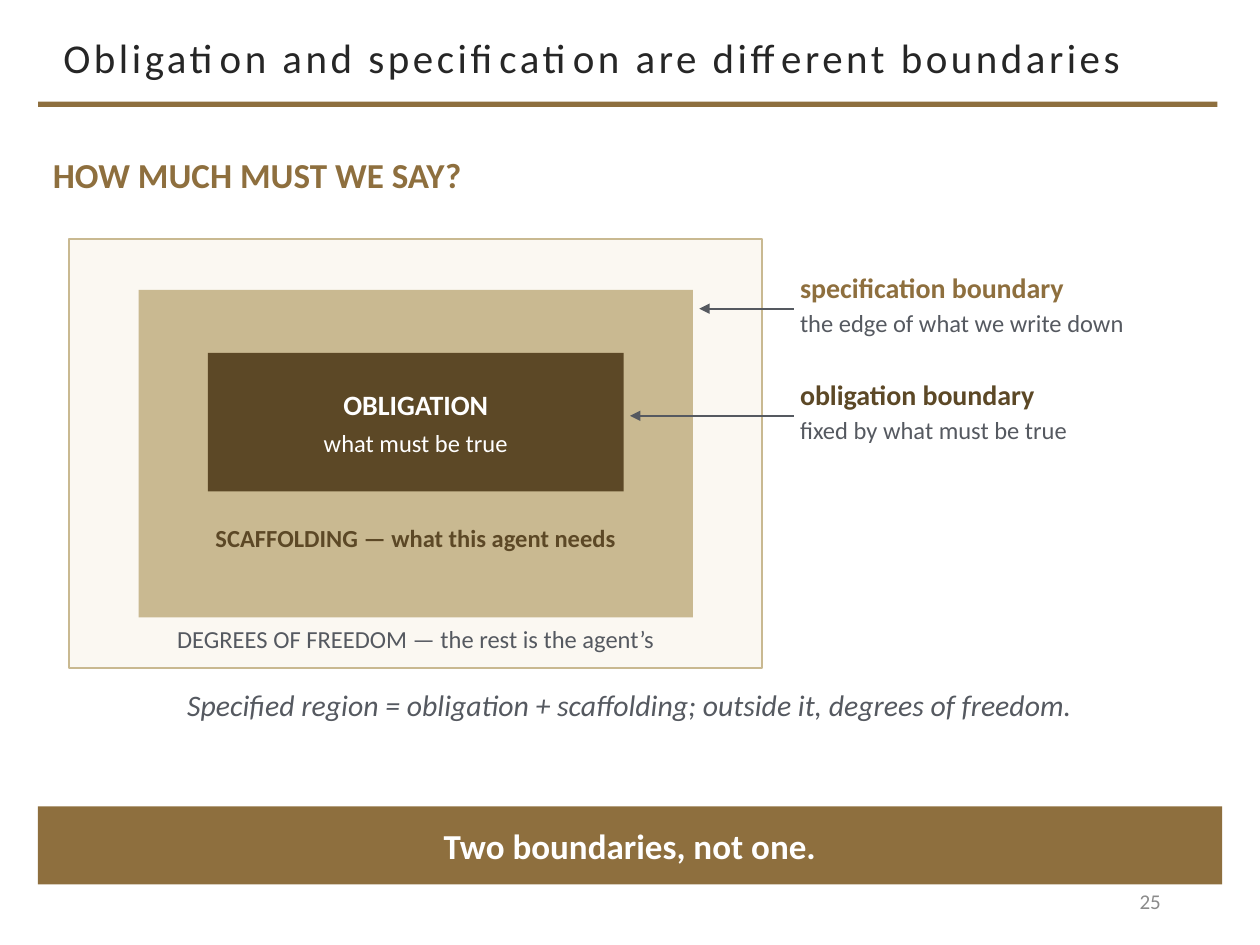
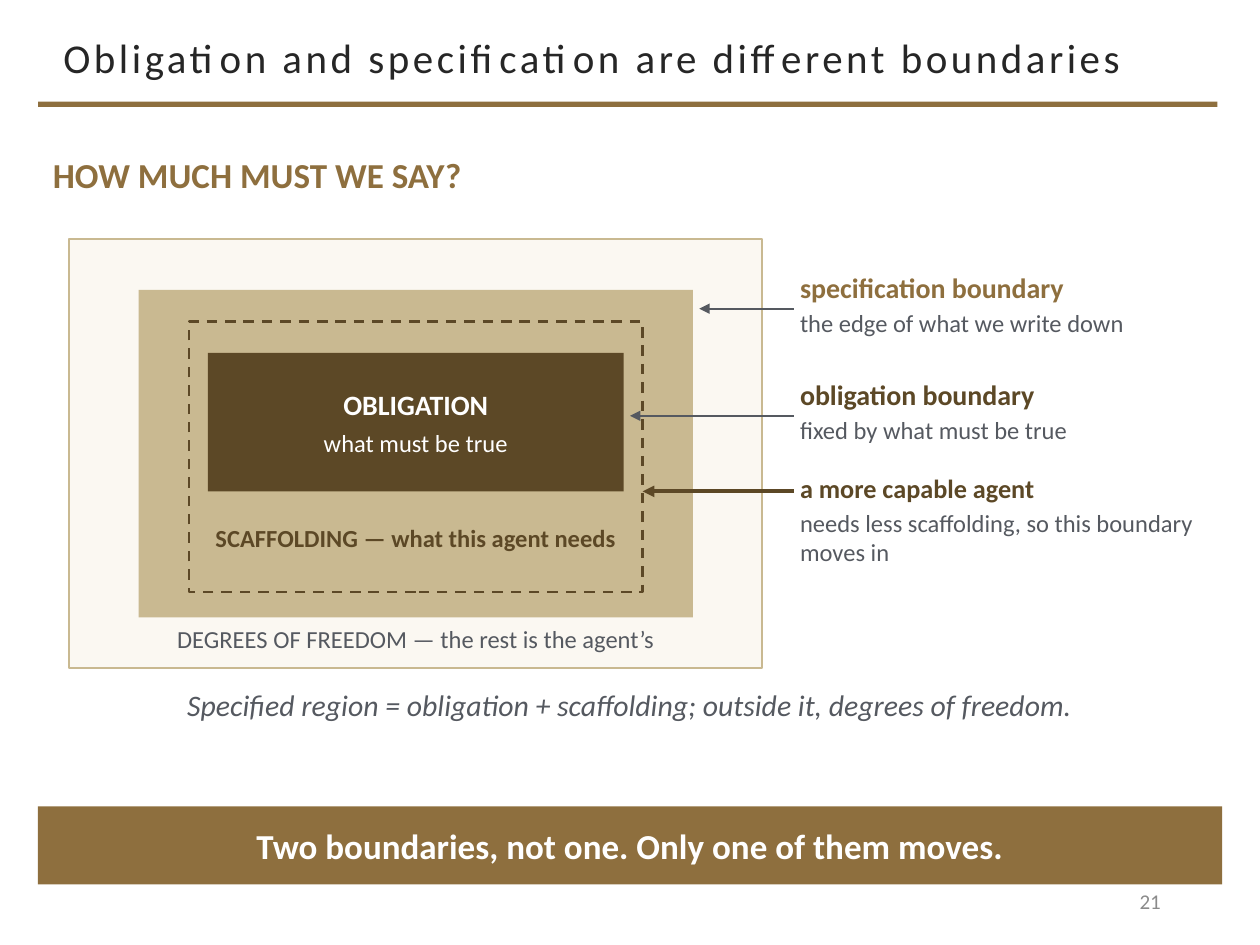
Before and after one commit to davisjam/model-based-agentic-software-engineering, a slide deck: slide 21 of course/lectures/act-2-delegation-and-control/02-modeling/2-2-Modeling-1-Purposeful-Reduction.pptx (slide 25 before the commit). Drawn at 1260x945 pixels with LibreOffice and Linux fonts; fonts in the diff are those of the drawing; background and template pictures are left out. Boxes give left, top, right and bottom in pixels: in the first picture for what was removed or moved away, otherwise in the second. Text is boxed around its words. In the diff, an @@ line names an element or a change of style, - is before the commit and + after.

```diff
--- a/course/lectures/act-2-delegation-and-control/02-modeling/2-2-Modeling-1-Purposeful-Reduction.pptx
+++ b/course/lectures/act-2-delegation-and-control/02-modeling/2-2-Modeling-1-Purposeful-Reduction.pptx
@@ rectangle added at <box>189,321,643,592</box>, outline #5C4826 1.5 pt dashed @@
@@ text added at <box>800,479,1192,561</box>, 14 pt, text #555960 @@
+a more capable agent
+needs less scaffolding, so this boundary moves in
@@ arrow added from (794, 491) to (643, 491), #5C4826 2.25 pt @@
@@ text in rectangle at <box>256,834,1003,865</box>: text changed @@
-Two boundaries, not one.
+Two boundaries, not one. Only one of them moves.
@@ page number at <box>1140,895,1161,909</box>: text changed @@
-25
+21
```
Also in this commit, not shown: 2 other slides changed, 1 slide removed.
